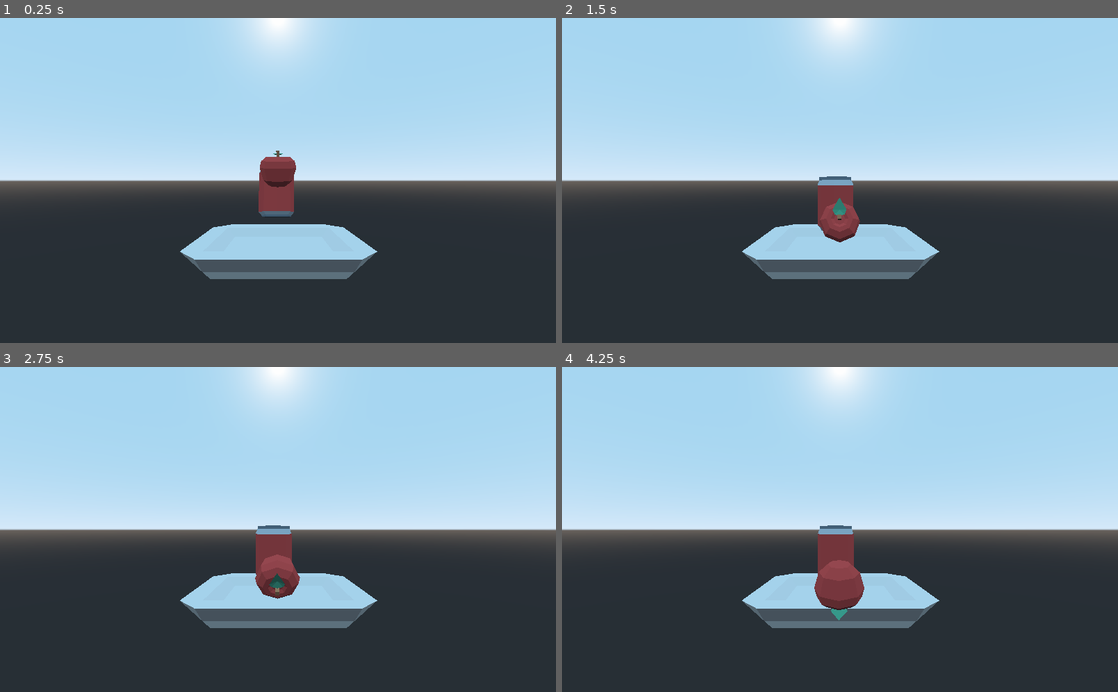
Above: before the commit, frames 1-4 (two rows, left to right).
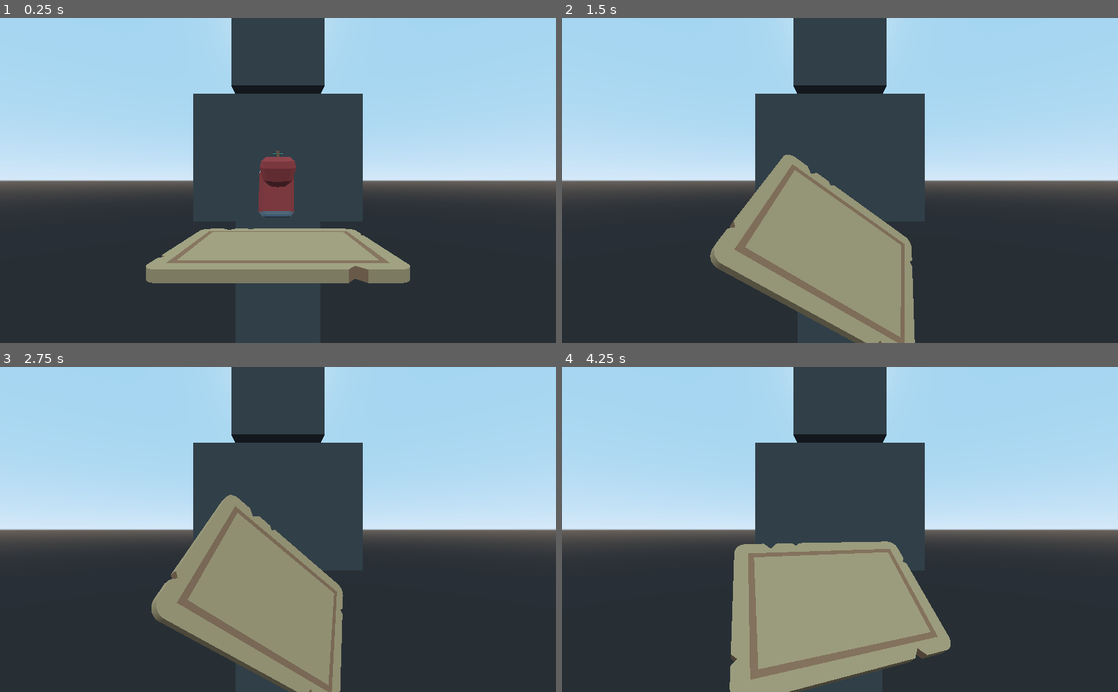
Above: after the commit, the same moments.

Repository: GameJams-butnamealreadytaken/LD49-Poutinegrade
Game: Godot game, scene res://assets/prefabs/tray/tray.tscn
Two runs of this game, one before a commit and one after it. Both use one fixed random seed, a clock stepped at 60 frames per second and the inputs below. This scene is started directly instead of the project's main scene.
Inputs:
- Up to frame 1 (0.25 s): no input
- Up to frame 2 (1.5 s): hold Right (tray_right, bound only after the commit) 0.53-1.28 s; hold Up (tray_front, bound only after the commit) 0.53-1.28 s; hold Down (tray_back, bound only after the commit) from 1.28 s (still down); tap Up (tray_front, bound only after the commit) at 1.35 s
- Up to frame 3 (2.75 s): release Down (tray_back, bound only after the commit) at 2.03 s; hold Right (tray_right, bound only after the commit) from 2.03 s (still down); hold Up (tray_front, bound only after the commit) from 2.03 s (still down)
- Up to frame 4 (4.25 s): release Right (tray_right, bound only after the commit) at 2.78 s; release Up (tray_front, bound only after the commit) at 2.78 s; hold Z (move_forward) 2.78-3.53 s; tap Up (tray_front, bound only after the commit) at 2.85 s; hold Left (tray_left, bound only after the commit) from 3.53 s (still down); hold Up (tray_front, bound only after the commit) from 3.53 s (still down)

The runs differ from the first frame. In frame 1, 19% of the frame differs, in the area x 26-74%, y 0-82%; in frame 2, 25%; in frame 3, 25%; in frame 4, 28%, in the area x 30-70%, y 0-100%.

Commit message:
Updated tray inputs + x rotation + new mesh

Diff:
--- a/project/assets/prefabs/tray/tray.tscn
+++ b/project/assets/prefabs/tray/tray.tscn
@@ -1,9 +1,10 @@
-[gd_scene load_steps=6 format=2]
+[gd_scene load_steps=7 format=2]
 
 [ext_resource path="res://assets/prefabs/tray/trayController.gd" type="Script" id=1]
 [ext_resource path="res://assets/prefabs/objects/food/apple.tscn" type="PackedScene" id=2]
-[ext_resource path="res://assets/models/foodkit/plateRectangle.fbx" type="PackedScene" id=3]
+[ext_resource path="res://assets/models/foodkit/cuttingBoard.fbx" type="PackedScene" id=3]
 [ext_resource path="res://assets/prefabs/objects/food/sodaCan.tscn" type="PackedScene" id=4]
+[ext_resource path="res://assets/prefabs/characters/character.tscn" type="PackedScene" id=5]
 
 [sub_resource type="BoxShape" id=1]
 
@@ -15,11 +16,11 @@
 [node name="KinematicBody" type="KinematicBody" parent="."]
 script = ExtResource( 1 )
 
-[node name="plateRectangle" parent="KinematicBody" instance=ExtResource( 3 )]
-transform = Transform( 1, 0, 0, 0, 1, 0, 0, 0, 1, 0.00192308, -0.0707555, 0 )
+[node name="cuttingBoard" parent="KinematicBody" instance=ExtResource( 3 )]
+transform = Transform( -5.68248e-08, 0, 1.3, 0, 1.3, 0, -1.3, 0, -5.68248e-08, 0, -0.0260066, 0 )
 
 [node name="CollisionShape" type="CollisionShape" parent="KinematicBody"]
-transform = Transform( 0.426, 0, 0, 0, 0.061, 0, 0, 0, 0.358, 0, 0, 0 )
+transform = Transform( 0.535, 0, 0, 0, 0.026, 0, 0, 0, 0.377, 0, 0, 0 )
 shape = SubResource( 1 )
 
 [node name="Apple" parent="." instance=ExtResource( 2 )]
@@ -27,3 +28,6 @@
 
 [node name="SodaCan" parent="." instance=ExtResource( 4 )]
 transform = Transform( 1, 0, 0, 0, 1, 0, 0, 0, 1, -0.00958586, 0.554863, -0.188009 )
+
+[node name="sceneCharacter" parent="." instance=ExtResource( 5 )]
+transform = Transform( 1, 0, 0, 0, 1, 0, 0, 0, 1, 0, -1.61482, -1.70964 )
--- a/project/assets/prefabs/tray/trayController.gd
+++ b/project/assets/prefabs/tray/trayController.gd
@@ -2,7 +2,8 @@
 
 export(float) var rotation_speed = 1.0
 export(float) var max_rotation_angle = 45.0
-var rot_angle = 0.0
+var rot_angle_z = 0.0
+var rot_angle_x = 0.0
 
 # Called when the node enters the scene tree for the first time.
 func _ready():
@@ -11,14 +12,22 @@
 
 # Called every frame. 'delta' is the elapsed time since the previous frame.
 func _process(delta):
-	rot_angle = 0.0
-	var current_angle = rad2deg(get_transform().basis.get_euler().z)
+	rot_angle_z = 0.0
+	rot_angle_x = 0.0
 
-	if Input.is_action_pressed("tray_left") and current_angle < max_rotation_angle:
-		rot_angle = rotation_speed * delta
-	elif Input.is_action_pressed("tray_right") and current_angle > -max_rotation_angle:
-		rot_angle = -rotation_speed * delta
+	var current_angle_z = rad2deg(get_transform().basis.get_euler().z)
+	var current_angle_x = rad2deg(get_transform().basis.get_euler().x)
 
+	if Input.is_action_pressed("tray_left") and current_angle_z < max_rotation_angle:
+		rot_angle_z = rotation_speed * delta
+	elif Input.is_action_pressed("tray_right") and current_angle_z > -max_rotation_angle:
+		rot_angle_z = -rotation_speed * delta
+
+	if Input.is_action_pressed("tray_front") and current_angle_x < max_rotation_angle:
+		rot_angle_x = rotation_speed * delta
+	elif Input.is_action_pressed("tray_back") and current_angle_x > -max_rotation_angle:
+		rot_angle_x = -rotation_speed * delta
 
 func _physics_process(_delta):
-	rotate_z(rot_angle)
+	rotate_z(rot_angle_z)
+	rotate_x(rot_angle_x)
--- a/project/project.godot
+++ b/project/project.godot
@@ -38,12 +38,22 @@
 }
 tray_left={
 "deadzone": 0.5,
-"events": [ Object(InputEventKey,"resource_local_to_scene":false,"resource_name":"","device":0,"alt":false,"shift":false,"control":false,"meta":false,"command":false,"pressed":false,"scancode":81,"unicode":0,"echo":false,"script":null)
+"events": [ Object(InputEventKey,"resource_local_to_scene":false,"resource_name":"","device":0,"alt":false,"shift":false,"control":false,"meta":false,"command":false,"pressed":false,"scancode":16777231,"unicode":0,"echo":false,"script":null)
  ]
 }
 tray_right={
 "deadzone": 0.5,
-"events": [ Object(InputEventKey,"resource_local_to_scene":false,"resource_name":"","device":0,"alt":false,"shift":false,"control":false,"meta":false,"command":false,"pressed":false,"scancode":68,"unicode":0,"echo":false,"script":null)
+"events": [ Object(InputEventKey,"resource_local_to_scene":false,"resource_name":"","device":0,"alt":false,"shift":false,"control":false,"meta":false,"command":false,"pressed":false,"scancode":16777233,"unicode":0,"echo":false,"script":null)
+ ]
+}
+tray_front={
+"deadzone": 0.5,
+"events": [ Object(InputEventKey,"resource_local_to_scene":false,"resource_name":"","device":0,"alt":false,"shift":false,"control":false,"meta":false,"command":false,"pressed":false,"scancode":16777232,"unicode":0,"echo":false,"script":null)
+ ]
+}
+tray_back={
+"deadzone": 0.5,
+"events": [ Object(InputEventKey,"resource_local_to_scene":false,"resource_name":"","device":0,"alt":false,"shift":false,"control":false,"meta":false,"command":false,"pressed":false,"scancode":16777234,"unicode":0,"echo":false,"script":null)
  ]
 }
 
